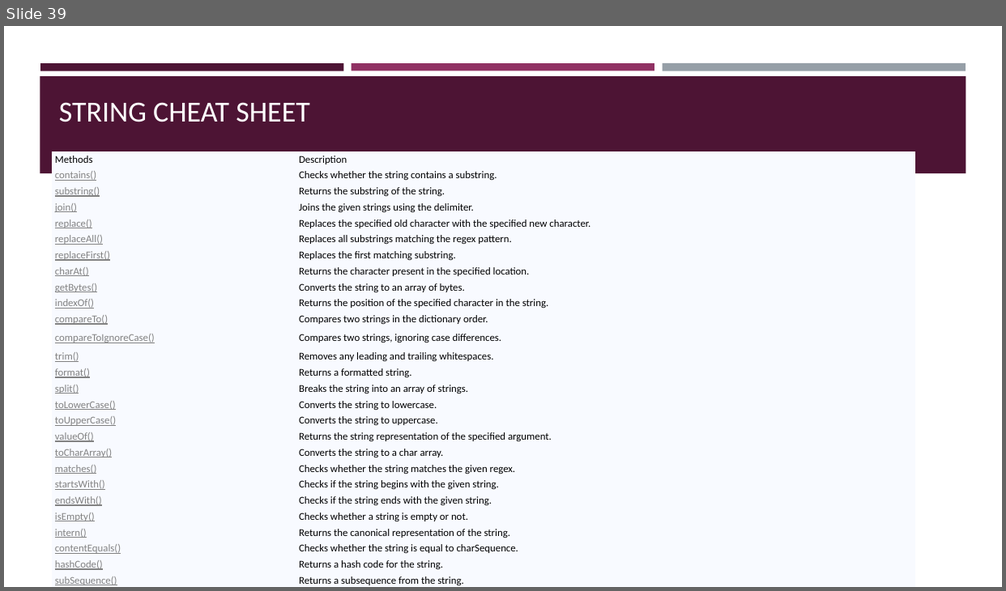
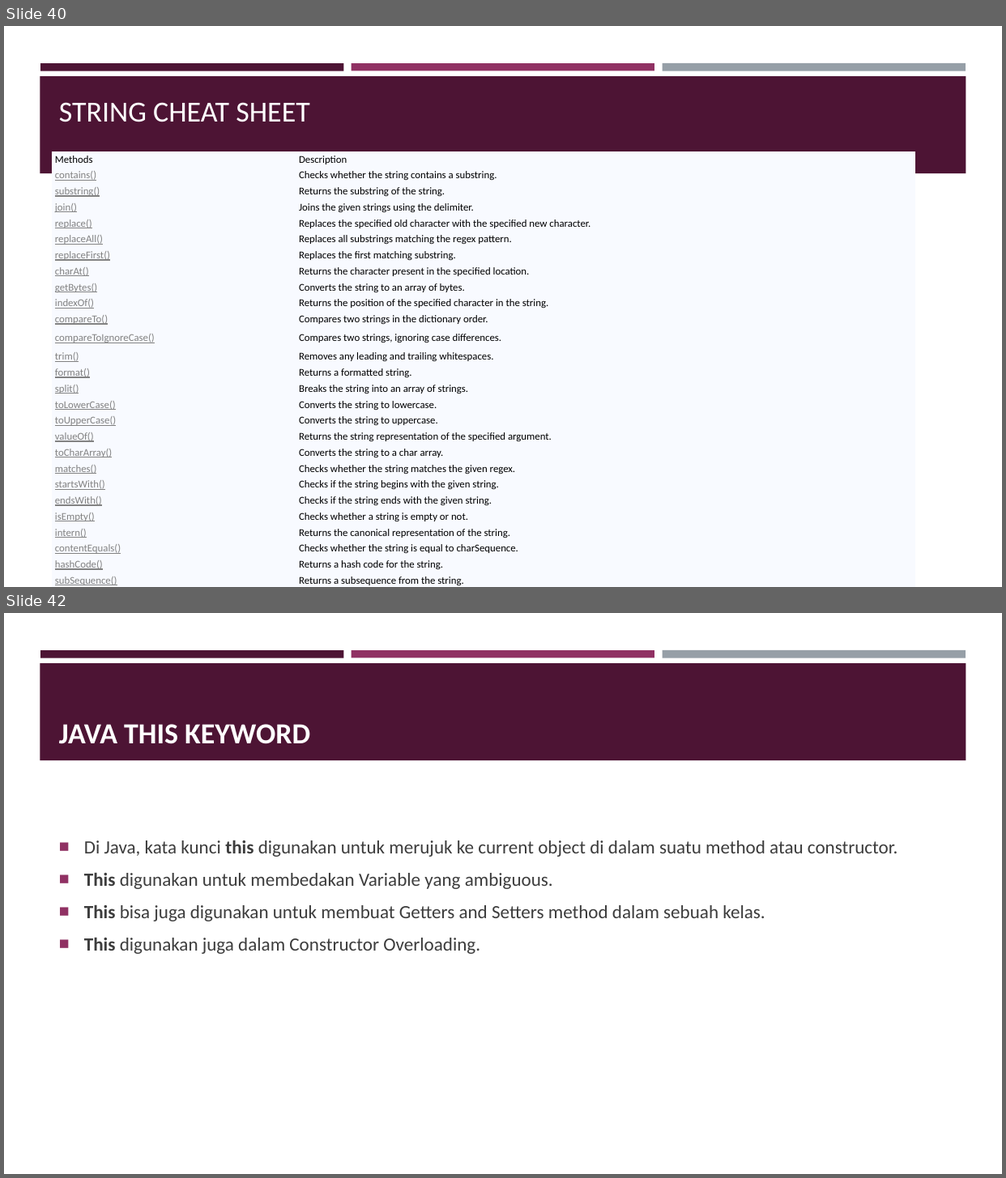
Before and after one commit to ahmadcahyana/bootcamp_java_fundamental, a slide deck: Bootcamp.pptx. Shown one above the other, each under a label of ours: slide 39 before the commit, slides 40 and 42 after it; the slides between them are not shown. The pictures are 1006x591 and 1006x1178 pixels, drawn with LibreOffice and Linux fonts; fonts in the diff are those of the drawing. Boxes give left, top, right and bottom in pixels: in the first picture for what was removed or moved away, otherwise in the second. Text is boxed around its words. In the diff, an @@ line names an element or a change of style, - is before the commit and + after.

```diff
--- a/Bootcamp.pptx
+++ b/Bootcamp.pptx
@@ slide 42 added at (4, 613, 1002, 1174), background #FFFFFF; not listed: 4 template elements that a slide beside it also shows @@
@@ title added at (59, 724, 310, 744), 28 pt, text #FFFFFF, bold @@
+JAVA THIS KEYWORD
@@ text added at (84, 841, 898, 954), 18 pt, text #3D3D3D @@
+■ Di Java, kata kunci this digunakan untuk merujuk ke current object di dalam suatu method atau constructor.
+■ This digunakan untuk membedakan Variable yang ambiguous.
+■ This bisa juga digunakan untuk membuat Getters and Setters method dalam sebuah kelas.
+■ This digunakan juga dalam Constructor Overloading.
@@ what was slide 39 is now slide 40 @@
```
Also in this commit, not shown: 5 other slides added, 1 other file.
